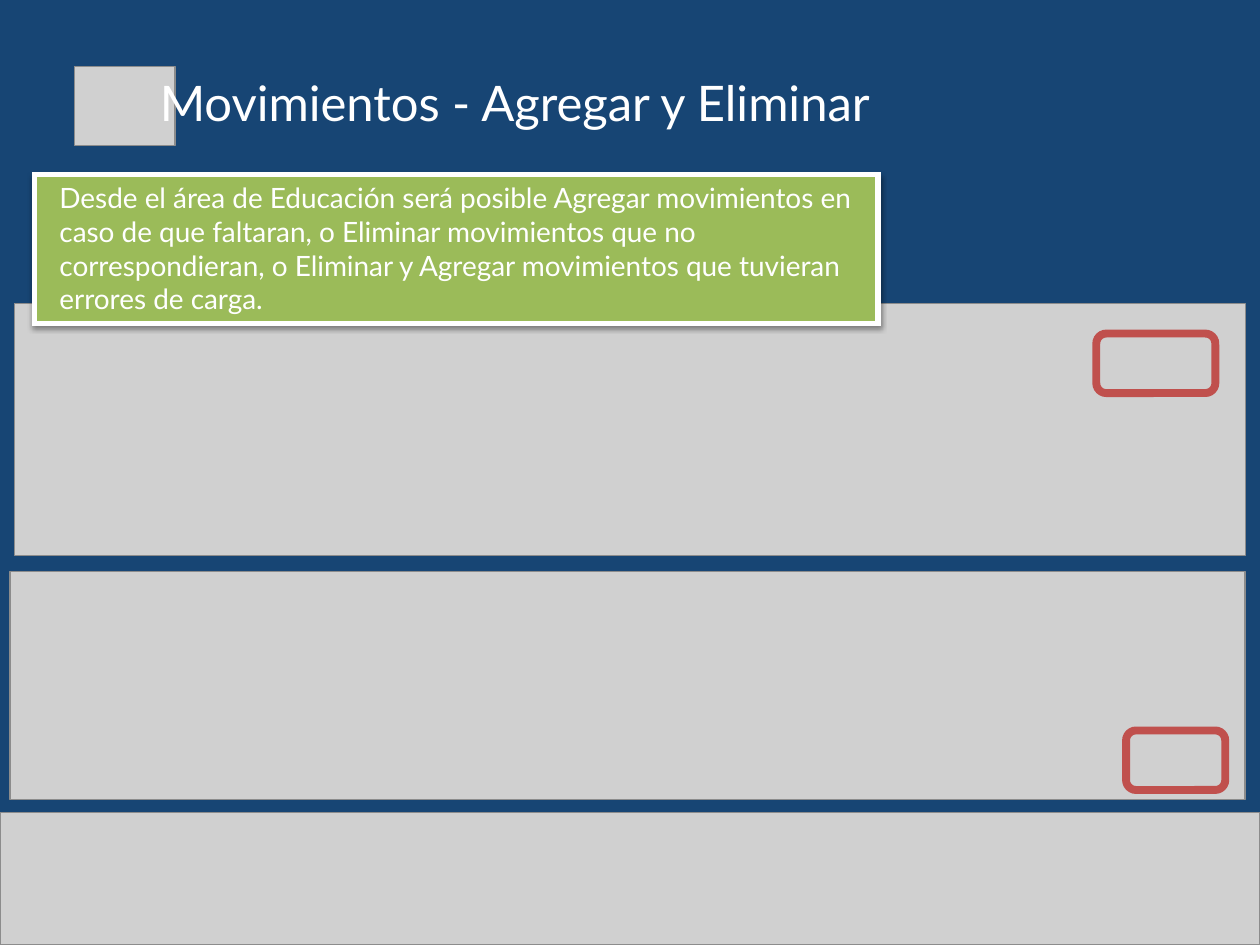
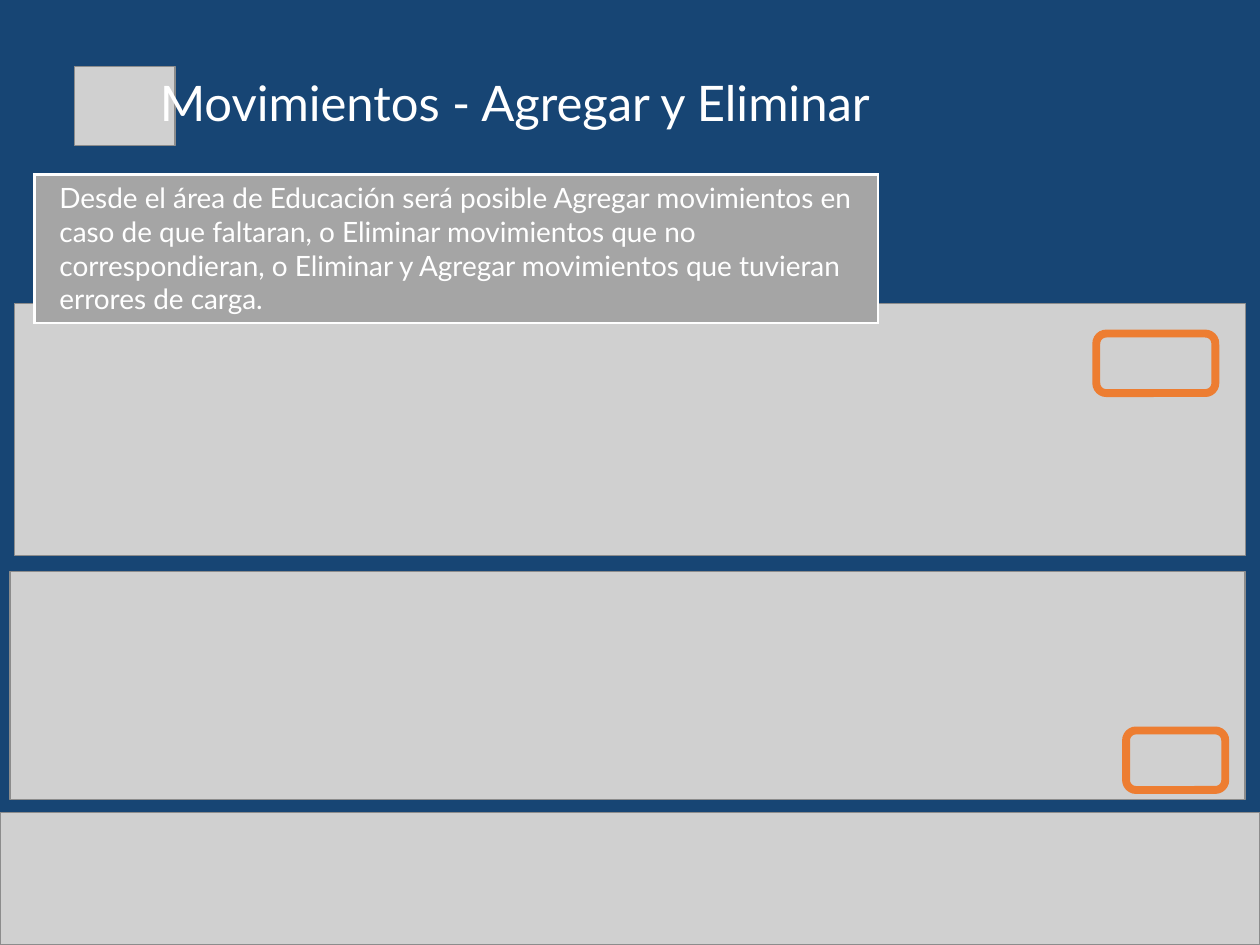
Before and after one commit to gabulopezmdq-ui/Eventia, a slide deck: slide 7 of Documentacion/DocumentacionProyecto/Instructivos/MEC_Instructivo6 - Movimientos-Educacion.pptx. Drawn at 1260x945 pixels with LibreOffice and Linux fonts; fonts in the diff are those of the drawing; grey boxes stand for pictures. Boxes give left, top, right and bottom in pixels: in the first picture for what was removed or moved away, otherwise in the second. Text is boxed around its words. In the diff, an @@ line names an element or a change of style, - is before the commit and + after.

Commit message:
ppt

```diff
--- a/Documentacion/DocumentacionProyecto/Instructivos/MEC_Instructivo6 - Movimientos-Educacion.pptx
+++ b/Documentacion/DocumentacionProyecto/Instructivos/MEC_Instructivo6 - Movimientos-Educacion.pptx
@@ rectangle "Desde el área de Educación ..." at [35,175,878,324]: fill #9BBB59 to #A5A5A5; outline #FFFFFF 3 pt to #FFFFFF 1.5 pt; shadow off @@
@@ rounded rectangle at [1096,334,1215,393]: outline #C0504D 4.5 pt to #ED7D31 4.5 pt @@
@@ rounded rectangle at [1126,731,1226,790]: outline #C0504D 4.5 pt to #ED7D31 4.5 pt @@
```
Also in this commit, not shown: 2 other slides changed, 1 slide added.
